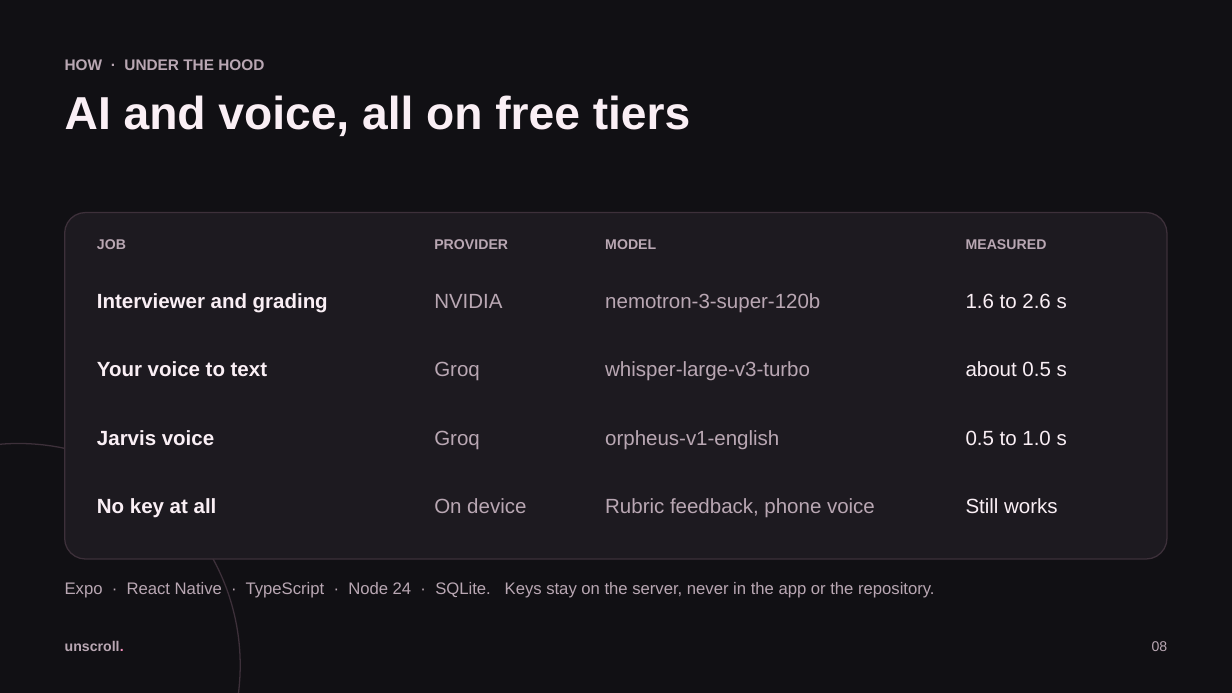
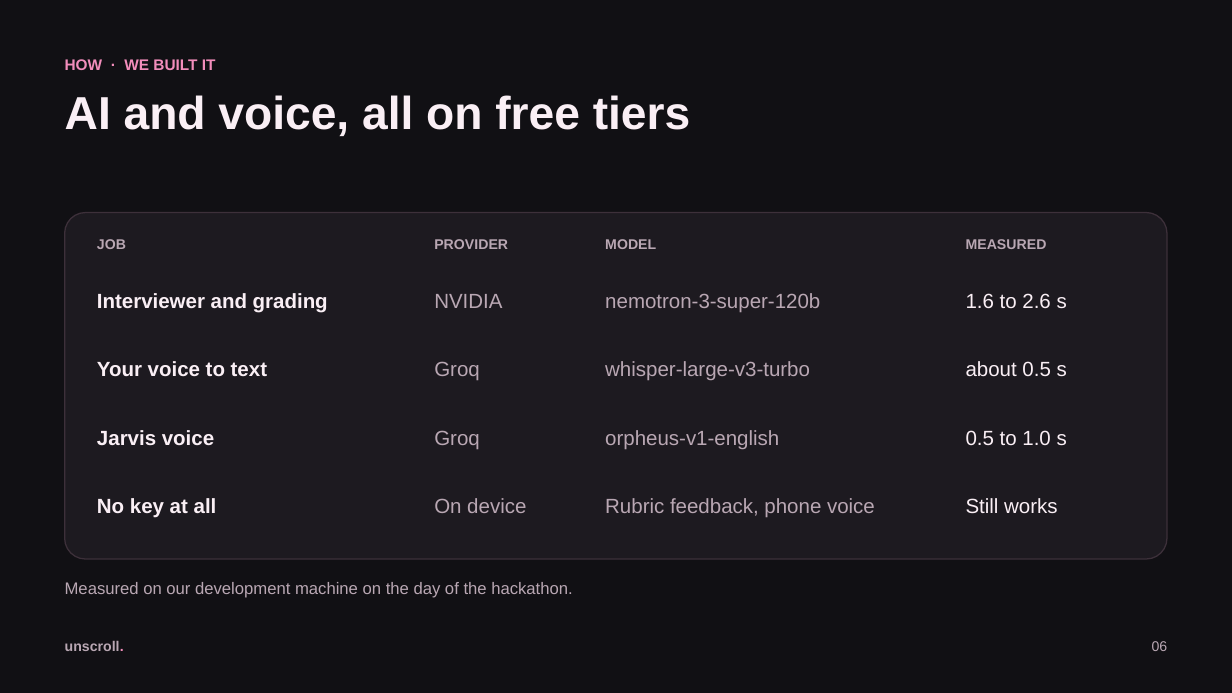
Before and after one commit to Charlesganu2004/Whitman-Hackathon, a slide deck: slide 6 of docs/presentation/Unscroll-pitch.pptx (slide 8 before the commit). Drawn at 1232x693 pixels with LibreOffice and Linux fonts; fonts in the diff are those of the drawing. Boxes give left, top, right and bottom in pixels: in the first picture for what was removed or moved away, otherwise in the second. Text is boxed around its words. In the diff, an @@ line names an element or a change of style, - is before the commit and + after.

```diff
--- a/docs/presentation/Unscroll-pitch.pptx
+++ b/docs/presentation/Unscroll-pitch.pptx
@@ text at [65,59,216,70]: text changed; text colour #B9A7B3 to #F28DBB @@
-HOW · UNDER THE HOOD
+HOW · WE BUILT IT
@@ ellipse removed at [0,444,240,693] @@
@@ text at [65,582,572,598]: text changed @@
-Expo · React Native · TypeScript · Node 24 · SQLite. Keys stay on the server, never in the app or the repository.
+Measured on our development machine on the day of the hackathon.
```
Also in this commit, not shown: 7 other slides changed, 3 slides added, 1 slide removed, 1 other file.
